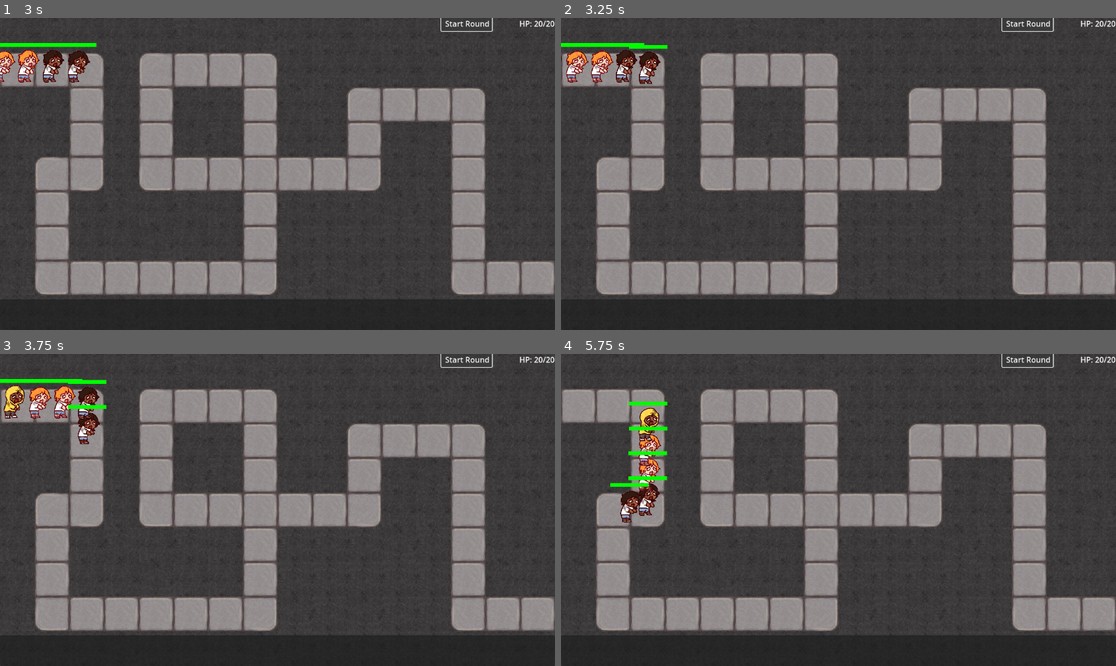
Above: before the commit, frames 1-4 (two rows, left to right).
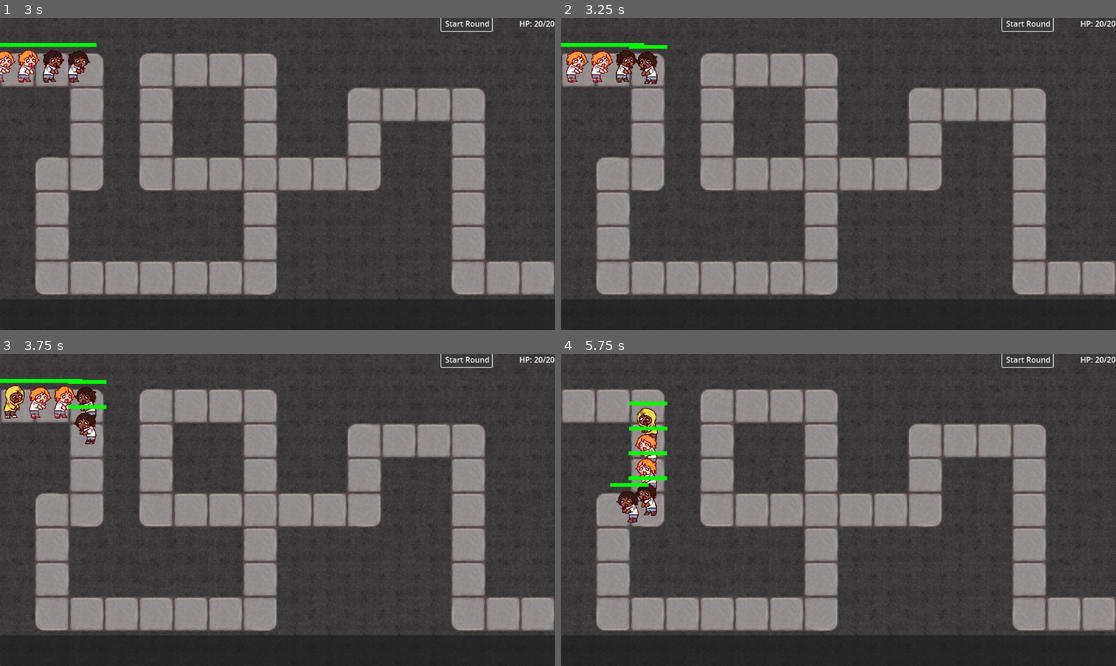
Above: after the commit, the same moments.

Repository: jkelly924/bananas-game-g4si2024
Game: Godot game, scene res://Levels/test_level.tscn
Same seed, same stepped clock (60 frames per second), same inputs: the game is played once before the commit and once after it.
Inputs:
- Up to frame 1 (3 s): click "Start Round" at 0.5 s; click "Start Round" at 1.25 s; click "Start Round" at 2 s
- Up to frame 2 (3.25 s): no input
- Up to frame 3 (3.75 s): no input
- Up to frame 4 (5.75 s): no input

Frame 1 is identical in both runs. In frame 2, 0.3% of the frame differs, in the area x 13-19%, y 10-22%; in frame 3, 0.5%; in frame 4, 1.2%, in the area x 10-19%, y 17-55%.

Commit message:
Enemies turn depending on the direction they are moving

Diff:
--- a/Scripts/enemy.gd
+++ b/Scripts/enemy.gd
@@ -56,6 +56,8 @@
 # Called every frame. 'delta' is the elapsed time since the previous frame.
 func _process(delta: float) -> void:
 	path_follow.progress += walk_speed * delta
+	z_index = int(position.y)
+	sprite.flip_h = !path_follow.position.x - position.x > 0
 	self.position = path_follow.position
 	progress_bar.position = get_global_transform_with_canvas().get_origin() + progress_bar_offset
 	#print(path_follow.progress)
